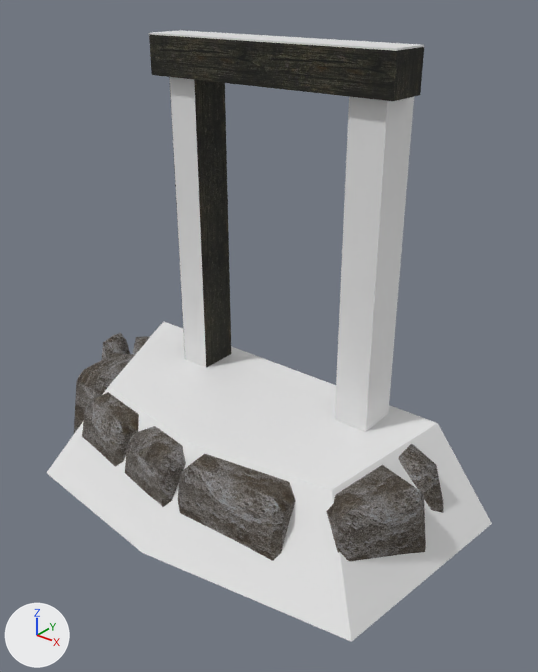
The COLLADA model models/ex_nord_doorf_01.dae: old version first, new version second.
Before and after are seen from a camera (50 mm lens) standing at (6.64, -7.08, 3.83) and looking at (0.78, 0.24, -0.7). The lights are fixed; the arrows at lower left show +X, +Y and +Z. Where no turn or scale is listed for an object, it has been applied to the vertices.

Objects in the first picture: 'nifid_1-matrix', 'nifid_12-matrix', 'nifid_14-matrix', 'nifid_16-matrix', 'nifid_18-matrix', 'nifid_6-matrix'.
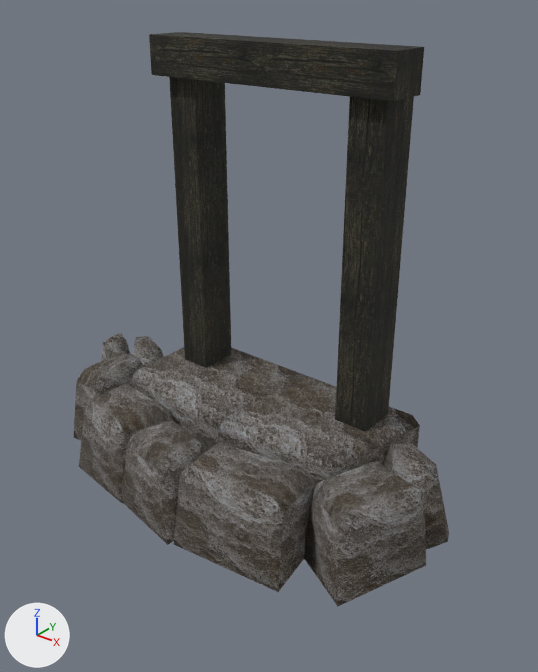
Diff of the bpy script that builds the scene:
```diff
--- a/models/ex_nord_doorf_01.dae.py
+++ b/models/ex_nord_doorf_01.dae.py
@@ ob_nifid_12_matrix @@
-ob_nifid_12_matrix = bpy.data.objects.new('nifid_12-matrix', me_lib)
-ob_nifid_12_matrix.location = (-1.43, 1.08, 0.82)
@@ ob_nifid_14_matrix @@
-ob_nifid_14_matrix = bpy.data.objects.new('nifid_14-matrix', me_lib_001)
-ob_nifid_14_matrix.location = (2.07, 1.08, 0.82)
@@ ob_nifid_16_matrix @@
-ob_nifid_16_matrix = bpy.data.objects.new('nifid_16-matrix', me_lib_002)
-ob_nifid_16_matrix.location = (0.29, 0.63, -2.31)
@@ ob_nifid_18_matrix @@
-ob_nifid_18_matrix = bpy.data.objects.new('nifid_18-matrix', me_lib_003)
-ob_nifid_18_matrix.location = (0.43, 1.35, 2.84)
```

Pixel boxes [x1, y1, x2, y2] of what changed, in the pictures (538 x 672 px):
'nifid_16-matrix', deleted
    before: [47, 322, 492, 642]
'nifid_14-matrix', deleted
    before: [335, 97, 414, 432]
'nifid_12-matrix', deleted
    before: [170, 77, 206, 367]
'nifid_18-matrix', deleted
    before: [149, 30, 424, 58]
'nifid_6-matrix', unchanged, uncovered by the edit
    before: [74, 332, 443, 561]
    after: [74, 332, 449, 606]
